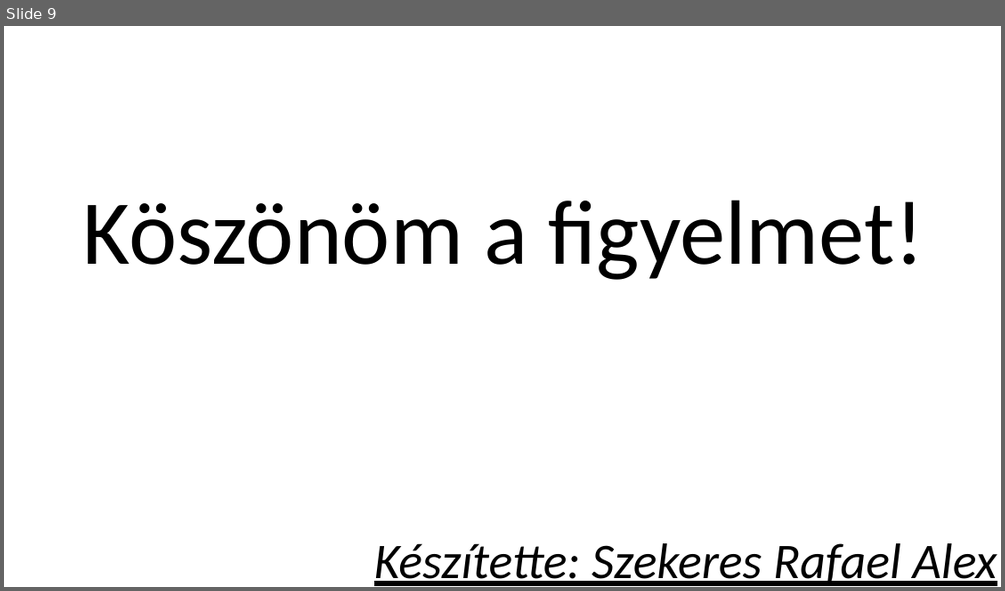
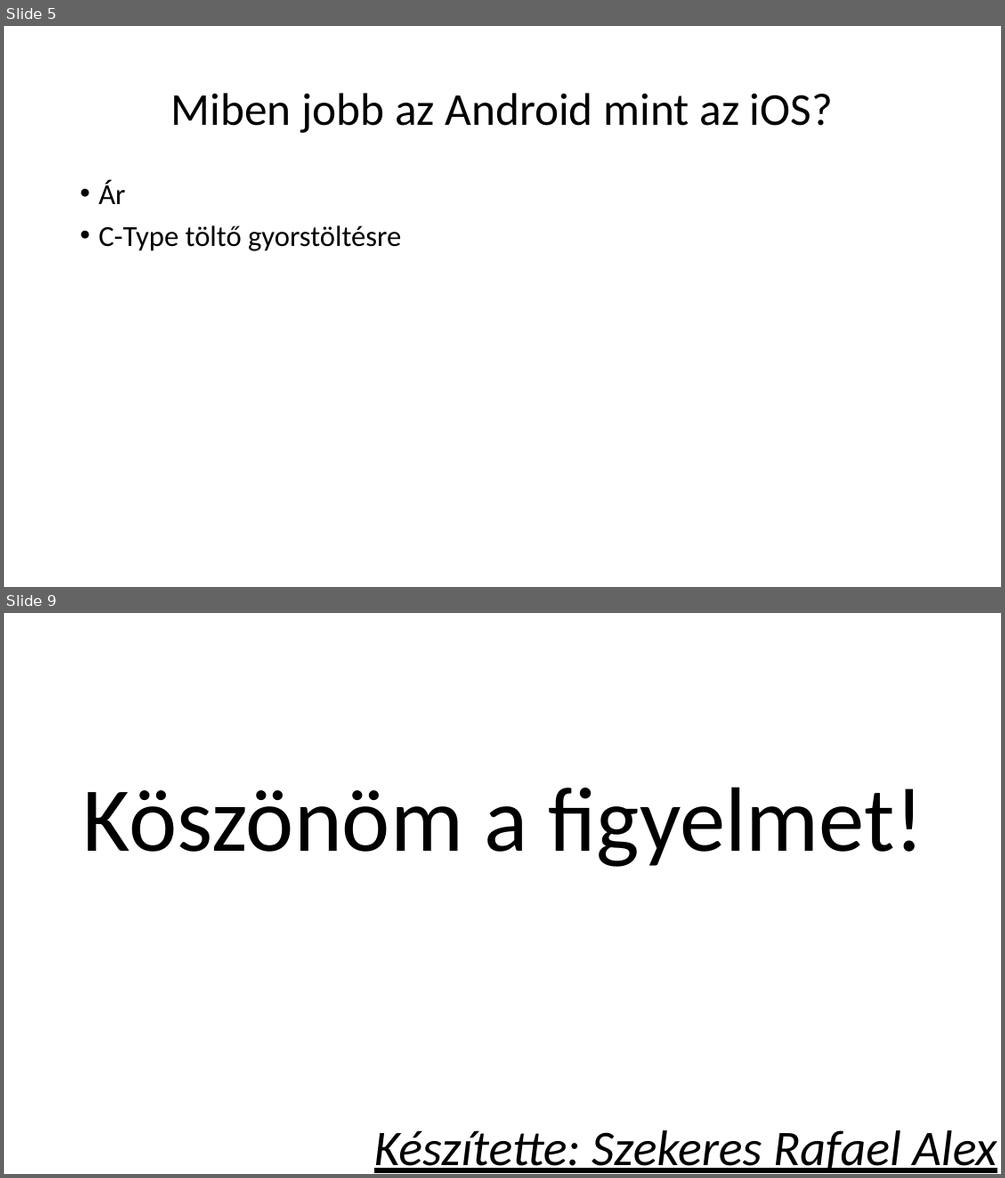
Before and after one commit to RafaelAlex123/ikt-szakmai-ppt, a slide deck: ikt powerpoint.pptx. Shown one above the other, each under a label of ours: slide 9 before the commit, slides 5 and 9 after it; the slides between them are not shown. The pictures are 1005x591 and 1005x1178 pixels, drawn with LibreOffice and Linux fonts; fonts in the diff are those of the drawing. Boxes give left, top, right and bottom in pixels: in the first picture for what was removed or moved away, otherwise in the second. Text is boxed around its words. In the diff, an @@ line names an element or a change of style, - is before the commit and + after.

```diff
--- a/ikt powerpoint.pptx
+++ b/ikt powerpoint.pptx
@@ slide 5 added at [4,26,1001,587], background #FFFFFF @@
@@ title added at [171,93,833,133], 44 pt, text #000000 @@
+Miben jobb az Android mint az iOS?
@@ text added at [98,180,401,251], 28 pt, text #000000 @@
+• Ár
+• C-Type töltő gyorstöltésre
```
Also in this commit, not shown: 1 slide changed, 5 other slides added, 6 slides removed.
